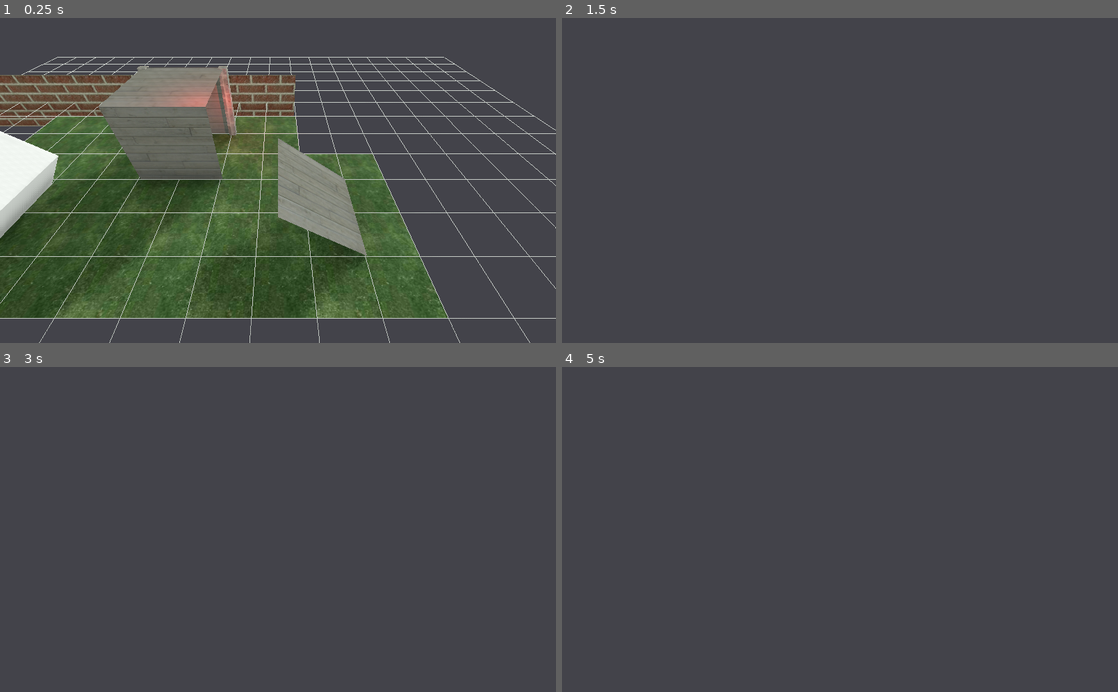
Above: before the commit, frames 1-4 (two rows, left to right).
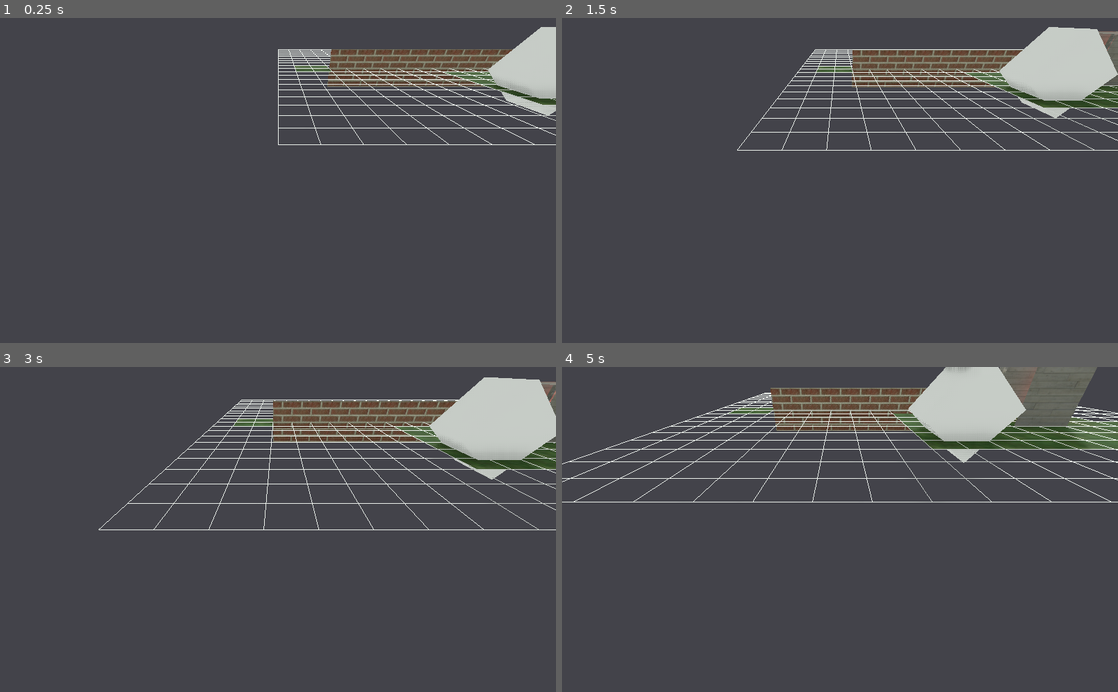
Above: after the commit, the same moments.

Repository: Ruixel/YACY
Game: Godot game, scene res://Editor.tscn
Same seed, same stepped clock (60 frames per second), same inputs: the game is played once before the commit and once after it.
Inputs (mouse positions are in pixels of both pictures, inside the frame that each line leads up to):
- Up to frame 1 (0.25 s): no input
- Up to frame 2 (1.5 s): tap Enter at 0.5 s; move the mouse to (962, 164) at 0.52 s; hold Right mouse button (cam_pan, bound only before the commit) 0.53-1.28 s; tap Space at 1.25 s; move the mouse to (812, 180) at 1.27 s; right-click (812, 180) at 1.35 s
- Up to frame 3 (3 s): tap Enter at 2 s; move the mouse to (333, 458) at 2.02 s; hold Right mouse button (cam_pan, bound only before the commit) 2.03-2.78 s; tap Space at 2.75 s; move the mouse to (272, 536) at 2.77 s; right-click (272, 536) at 2.85 s
- Up to frame 4 (5 s): tap Enter at 3.5 s; move the mouse to (1006, 578) at 3.52 s; hold Right mouse button (cam_pan, bound only before the commit) 3.53-4.28 s; tap Middle mouse button (editor_camera_rotate, bound only after… at 4.15 s; tap Space at 4.25 s; move the mouse to (795, 526) at 4.27 s; right-click (795, 526) at 4.35 s; tap Mouse wheel up (editor_camera_zoom_in, bound only after the… at 4.9 s

The runs differ from the first frame. In frame 1, 57% of the frame differs, in the area x 0-100%, y 2-100%; in frame 2, 9.0%; in frame 3, 11%; in frame 4, 13%.

Commit message:
Camera zoom, drag and rotation implementation

Diff:
--- a/Editor.tscn
+++ b/Editor.tscn
@@ -4,8 +4,8 @@
 [ext_resource path="res://res/txrs/bricks.jpg" type="Texture" id=2]
 [ext_resource path="res://res/txrs/stone256.jpg" type="Texture" id=3]
 [ext_resource path="res://res/txrs/wood256.jpg" type="Texture" id=4]
-[ext_resource path="res://scripts/Camera.gd" type="Script" id=5]
-[ext_resource path="res://scripts/Grid.gd" type="Script" id=6]
+[ext_resource path="res://scripts/Grid.gd" type="Script" id=5]
+[ext_resource path="res://Entities/Editor/Camera/EditorCamera.tscn" type="PackedScene" id=6]
 
 [sub_resource type="ProceduralSky" id=1]
 sky_top_color = Color( 0.788235, 0.858824, 0.898039, 1 )
@@ -101,7 +101,7 @@
 environment = SubResource( 2 )
 
 [node name="DirectionalLight" type="DirectionalLight" parent="Environment"]
-transform = Transform( 0.591862, -0.255109, -0.764604, 0.155017, -0.89486, 0.418564, -0.790993, -0.366259, -0.490087, 0, 3.77881, 0 )
+transform = Transform( -0.554536, 0.271822, 0.786513, 0.15502, -0.894859, 0.418565, 0.817594, 0.354034, 0.454094, 0, 3.77881, 0 )
 light_color = Color( 0.698039, 0.72549, 0.698039, 1 )
 light_energy = 1.7
 shadow_enabled = true
@@ -111,13 +111,13 @@
 
 [node name="TestArea" type="Spatial" parent="."]
 editor/display_folded = true
-transform = Transform( 1, 0, 0, 0, 1, 0, 0, 0, 1, 0, 0, -2 )
+transform = Transform( -1, 0, -8.74228e-08, 0, 1, 0, 8.74228e-08, 0, -1, 5, 0, 17 )
 
 [node name="GridMap" type="GridMap" parent="TestArea"]
 mesh_library = SubResource( 7 )
 baked_meshes = [ null, SubResource( 8 ) ]
 data = {
-"cells": PoolIntArray( 0, 0, 0, 65533, 0, 1376257, 65534, 0, 0, 65535, 0, -2147483648, 0, 1, 0, 65533, 1, 1376257, 65534, 1, 0, 65535, 1, 0, 0, 2, 0, 65533, 2, 1376257, 65534, 2, 0, 65535, 2, 536870912, 0, 3, -1610612736, 65533, 3, 1376257, 65534, 3, -1610612736, 65535, 3, -1610612736, 65533, 4, 538247169, 65533, 5, -1609236479, 65533, 6, 538247169, 65533, 7, 1441792, 0, 65535, 536870912, 65535, 65535, 1610612736 )
+"cells": PoolIntArray( 0, 0, 0, 65533, 0, 1376257, 65534, 0, 0, 65535, 0, 0, 0, 1, 0, 65533, 1, 1611988993, 65534, 1, 1610612736, 65535, 1, -1610612736, 0, 2, -1610612736, 65533, 2, 1376257, 65534, 2, 0, 65535, 2, -1610612736, 0, 3, 0, 65533, 3, 538247169, 65534, 3, 0, 65535, 3, -1610612736, 65533, 4, 538247169, 65533, 5, 538247169, 65533, 6, 1376257, 65533, 7, 1441792, 0, 65535, 0, 65535, 65535, -1073741824 )
 }
 __meta__ = {
 "_editor_clip_": 0,
@@ -200,10 +200,8 @@
 shadow_contact = 0.15
 omni_attenuation = 5.85634
 
-[node name="Camera" type="Camera" parent="."]
-transform = Transform( -4.37114e-08, -0.707107, 0.707107, 0, 0.707107, 0.707107, -1, 3.09086e-08, -3.09086e-08, 3.011, 4.99314, -1.40465 )
-script = ExtResource( 5 )
-
 [node name="Grid" type="MeshInstance" parent="."]
 transform = Transform( 1, 0, 0, 0, 1, 0, 0, 0, 1, 0, 1.01, 0 )
-script = ExtResource( 6 )
+script = ExtResource( 5 )
+
+[node name="EditorCamera" parent="." instance=ExtResource( 6 )]
--- /dev/null
+++ b/Entities/Editor/Camera/Camera.gd
@@ -0,0 +1,64 @@
+extends Spatial
+
+const CAM_ZOOM_MIN = 3
+const CAM_ZOOM_MAX = 10
+
+const CAM_ANGLE_MIN = 15.0
+const CAM_ANGLE_MAX = 85.0
+
+const CAM_DRAG_SPEED = 0.5
+
+var camPosition = Vector2(0, 0)
+var camAngle = 35.0
+var camZoom = 6
+
+var mouse_motion = Vector2()
+
+
+func _process(delta: float) -> void:
+	if Input.is_action_pressed("editor_camera_pan"):
+		Input.set_mouse_mode(Input.MOUSE_MODE_CAPTURED)
+
+		# Drag across level relative to camera angle
+		var ang = self.rotation.y
+		var y_speed = mouse_motion.y * delta
+		var x_speed = mouse_motion.x * delta
+		camPosition.x += CAM_DRAG_SPEED * ((cos(self.rotation.y) * y_speed)  + (sin(self.rotation.y) * -x_speed))
+		camPosition.y += CAM_DRAG_SPEED * ((sin(self.rotation.y) * -y_speed) + (cos(self.rotation.y) * -x_speed))
+
+	elif Input.is_action_pressed("editor_camera_rotate"):
+		# Rotate up/down
+		camAngle += mouse_motion.y * delta * 10
+		camAngle  = clamp(camAngle, 15.0, 85.0)
+
+		# Rotate side to side
+		self.rotate_y(-mouse_motion.x * delta * 0.2)
+	else:
+		# Show mouse if doing nothing
+		Input.set_mouse_mode(Input.MOUSE_MODE_VISIBLE)
+
+	# Move the camera away from the target (zoom distance)
+	$Camera.transform.origin.y = sin(deg2rad(camAngle)) * camZoom
+	$Camera.transform.origin.x = -cos(deg2rad(camAngle)) * camZoom
+	$Camera.rotation.x         = -deg2rad(camAngle)
+
+	# Lerp camera to match grid position
+	var finalPos = Vector3(camPosition.x, 0, camPosition.y)
+	self.global_transform.origin = lerp(self.global_transform.origin, finalPos, 0.5)
+
+	# Reset mouse movement
+	mouse_motion = Vector2(0, 0)
+
+
+func _input(event: InputEvent) -> void:
+	# Mouse movement
+	if event is InputEventMouseMotion:
+		mouse_motion = event.relative
+
+	# Mouse scroll
+	if event.is_action_pressed("editor_camera_zoom_in"):
+		camZoom -= 1
+		camZoom = clamp(camZoom, CAM_ZOOM_MIN, CAM_ZOOM_MAX)
+	if event.is_action_pressed("editor_camera_zoom_out"):
+		camZoom += 1
+		camZoom = clamp(camZoom, CAM_ZOOM_MIN, CAM_ZOOM_MAX)
--- /dev/null
+++ b/Entities/Editor/Camera/EditorCamera.tscn
@@ -0,0 +1,9 @@
+[gd_scene load_steps=2 format=2]
+
+[ext_resource path="res://Entities/Editor/Camera/Camera.gd" type="Script" id=1]
+
+[node name="EditorCamera" type="Spatial"]
+script = ExtResource( 1 )
+
+[node name="Camera" type="Camera" parent="."]
+transform = Transform( -4.37114e-08, 0.707107, -0.707107, 0, 0.707107, 0.707107, 1, 3.09086e-08, -3.09086e-08, 0, 0, 0 )
--- a/project.godot
+++ b/project.godot
@@ -21,9 +21,24 @@
 
 [input]
 
-cam_pan={
+editor_camera_pan={
 "deadzone": 0.5,
 "events": [ Object(InputEventMouseButton,"resource_local_to_scene":false,"resource_name":"","device":-1,"alt":false,"sh …(213 unchanged characters)…
+ ]
+}
+editor_camera_rotate={
+"deadzone": 0.5,
+"events": [ Object(InputEventMouseButton,"resource_local_to_scene":false,"resource_name":"","device":0,"alt":false,"shift":false,"control":false,"meta":false,"command":false,"button_mask":0,"position":Vector2( 0, 0 ),"global_position":Vector2( 0, 0 ),"factor":1.0,"button_index":3,"pressed":false,"doubleclick":false,"script":null)
+ ]
+}
+editor_camera_zoom_in={
+"deadzone": 0.5,
+"events": [ Object(InputEventMouseButton,"resource_local_to_scene":false,"resource_name":"","device":0,"alt":false,"shift":false,"control":false,"meta":false,"command":false,"button_mask":0,"position":Vector2( 0, 0 ),"global_position":Vector2( 0, 0 ),"factor":1.0,"button_index":4,"pressed":false,"doubleclick":false,"script":null)
+ ]
+}
+editor_camera_zoom_out={
+"deadzone": 0.5,
+"events": [ Object(InputEventMouseButton,"resource_local_to_scene":false,"resource_name":"","device":0,"alt":false,"shift":false,"control":false,"meta":false,"command":false,"button_mask":0,"position":Vector2( 0, 0 ),"global_position":Vector2( 0, 0 ),"factor":1.0,"button_index":5,"pressed":false,"doubleclick":false,"script":null)
  ]
 }
 
--- a/scripts/Camera.gd
+++ /dev/null
@@ -1,27 +0,0 @@
-extends Camera
-
-const camHeight = 4
-
-enum CameraInput { Waiting, Pan, Zoom, Rotate }
-var camInputState = CameraInput.Waiting
-
-var mouse_motion = Vector2()
-
-func _physics_process(delta):
-	if Input.is_action_pressed("cam_pan") and (camInputState == CameraInput.Waiting or camInputState == CameraInput.Pan):
-		if camInputState == CameraInput.Waiting:
-			Input.set_mouse_mode(Input.MOUSE_MODE_CAPTURED)
-			camInputState = CameraInput.Pan
-	else:
-		Input.set_mouse_mode(Input.MOUSE_MODE_VISIBLE)
-		camInputState = CameraInput.Waiting
-
-	if camInputState == CameraInput.Pan:
-		global_translate(Vector3(-mouse_motion.y * delta, 0, mouse_motion.x * delta))
-
-func _input(event):
-	if event is InputEventMouseMotion:
-		mouse_motion = event.relative
-
-func _ready():
-	pass
--- a/scripts/Grid.gd
+++ b/scripts/Grid.gd
@@ -1,6 +1,6 @@
 extends MeshInstance
 
-func generate_grid_mesh(num_x, num_y, space_x, space_y):
+func generate_grid_mesh(num_x: int, num_y: int, space_x: float, space_y: float) -> SurfaceTool:
 	var surface_tool = SurfaceTool.new()
 
 	surface_tool.begin(Mesh.PRIMITIVE_LINES)
@@ -8,10 +8,10 @@
 	var index = 0
 	for x in range(0, num_x +1):
 		surface_tool.add_color(Color(1, 0, 0, 1))
-		surface_tool.add_vertex(Vector3((num_x/2)*space_x, 0, (x - num_x/2)*space_x))
+		surface_tool.add_vertex(Vector3(num_x * space_x, 0, x * space_x))
 
 		surface_tool.add_color(Color(1, 0, 0, 1));
-		surface_tool.add_vertex(Vector3(-(num_x/2)*space_x, 0, (x - num_x/2)*space_x))
+		surface_tool.add_vertex(Vector3(0, 0, x * space_x))
 
 		surface_tool.add_index(index);
 		surface_tool.add_index(index+1);
@@ -20,10 +20,10 @@
 
 	for y in range(0, num_y + 1):
 		surface_tool.add_color(Color(1, 0, 0, 1))
-		surface_tool.add_vertex(Vector3((y - num_y/2)*space_x, 0, (num_y/2)*space_y))
+		surface_tool.add_vertex(Vector3(y * space_x, 0, num_y * space_y))
 
 		surface_tool.add_color(Color(1, 0, 0, 1));
-		surface_tool.add_vertex(Vector3((y - num_y/2)*space_x, 0, -(num_y/2)*space_y))
+		surface_tool.add_vertex(Vector3(y * space_y, 0, 0))
 
 		surface_tool.add_index(index);
 		surface_tool.add_index(index+1);
